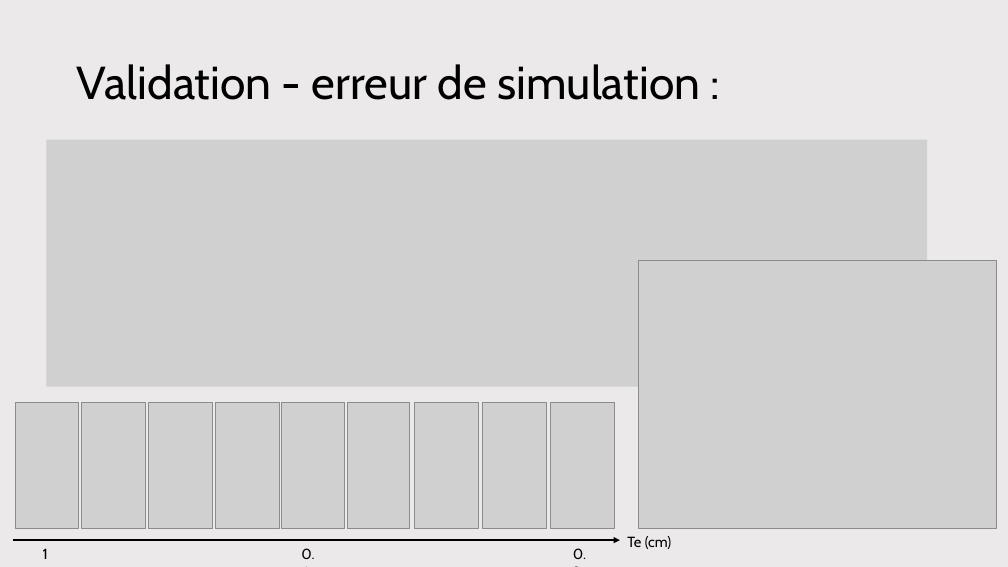
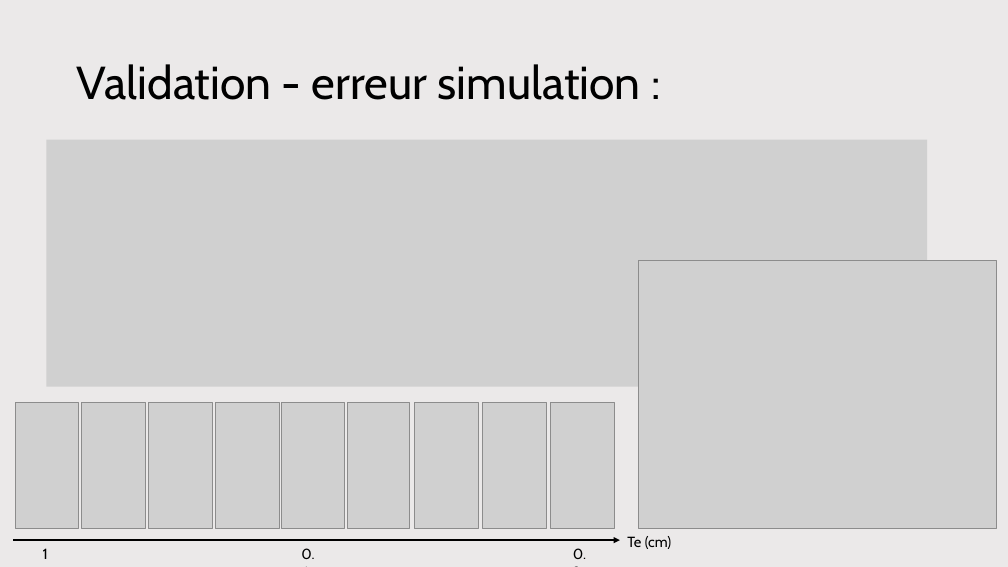
Before and after one commit to antoine-pt/MEC8211, a slide deck: slide 16 of projet_final/projet_final/MEC8211-Projet-final-Presentation.pptx. Drawn at 1008x567 pixels with LibreOffice and Linux fonts; fonts in the diff are those of the drawing; grey boxes stand for pictures. Boxes give left, top, right and bottom in pixels: in the first picture for what was removed or moved away, otherwise in the second. Text is boxed around its words. In the diff, an @@ line names an element or a change of style, - is before the commit and + after.

```diff
--- a/projet_final/projet_final/MEC8211-Projet-final-Presentation.pptx
+++ b/projet_final/projet_final/MEC8211-Projet-final-Presentation.pptx
@@ title at (77,64,641,100): text changed @@
-Validation - erreur de simulation :
+Validation - erreur simulation :
```
Also in this commit, not shown: 2 other slides changed.
